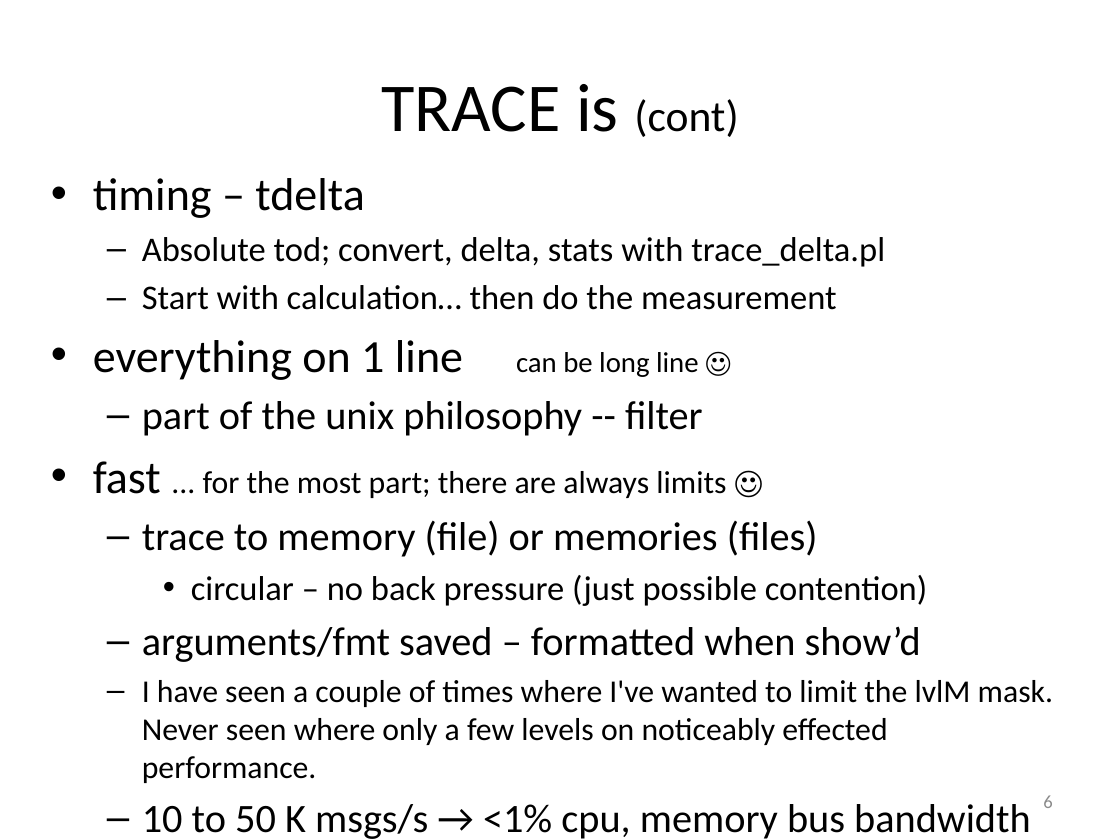
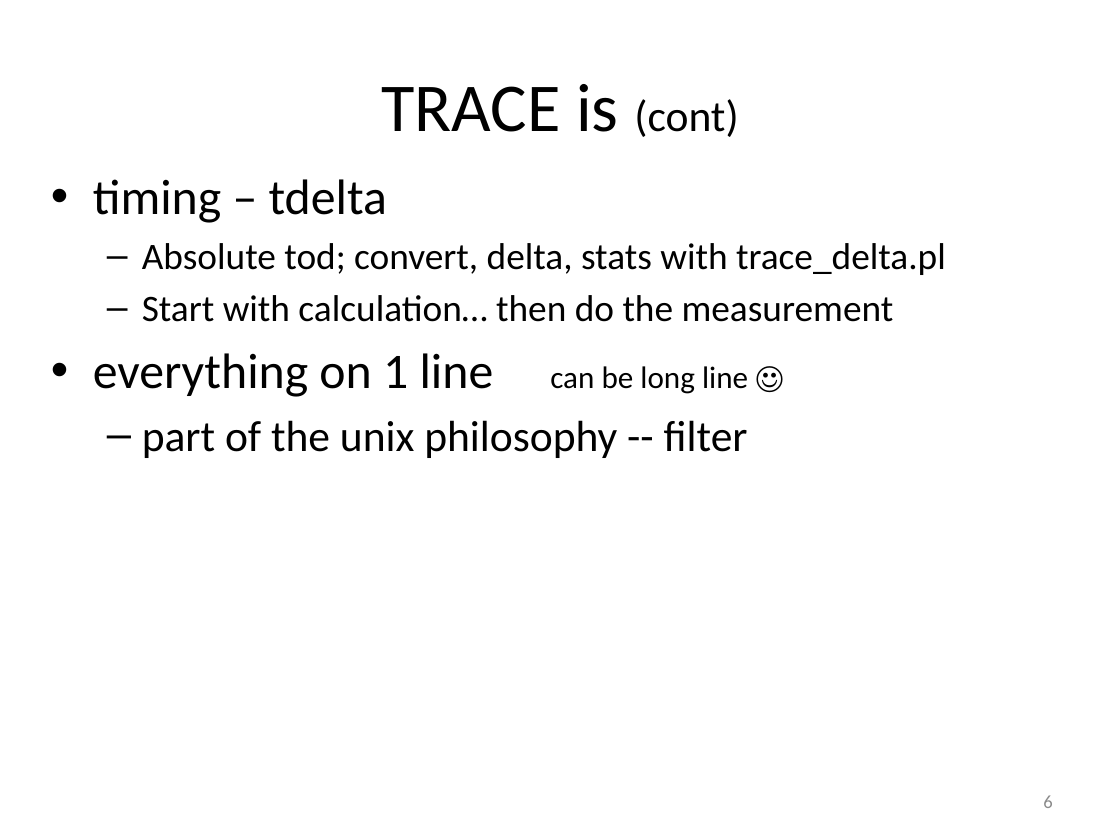
Before and after one commit to art-daq/trace, a slide deck: slide 6 of trace/doc/trace.pptx. Drawn at 1120x840 pixels with LibreOffice and Linux fonts; fonts in the diff are those of the drawing. Boxes give left, top, right and bottom in pixels: in the first picture for what was removed or moved away, otherwise in the second. Text is boxed around its words. In the diff, an @@ line names an element or a change of style, - is before the commit and + after.

```diff
--- a/trace/doc/trace.pptx
+++ b/trace/doc/trace.pptx
@@ text "timing – tdelta" at (x1=93, y1=179, x2=946, y2=458): size 29.6 to 32 pt in "timing – tdelta", "everything on 1 line"; size 22.2 to 24 pt in "Absolute tod; convert, delta, stats with trace_delta.pl", "Start with calculation… then do the measurement"; size 18.5 to 20 pt in "can be long line ☺"; size 25.9 to 28 pt in "part of the unix philosophy -- filter" @@
@@ text at (x1=93, y1=461, x2=1053, y2=839): paragraphs removed @@
-• fast ... for the most part; there are always limits ☺
-  – trace to memory (file) or memories (files)
-    • circular – no back pressure (just possible contention)
-  – arguments/fmt saved – formatted when show’d
-  – I have seen a couple of times where I've wanted to limit the lvlM mask. Never seen where only a few levels on noticeably effected performance.
-  – 10 to 50 K msgs/s → <1% cpu, memory bus bandwidth
-    depending upon contention (and also configuration parameters)
```
Also in this commit, not shown: 7 other slides changed.
